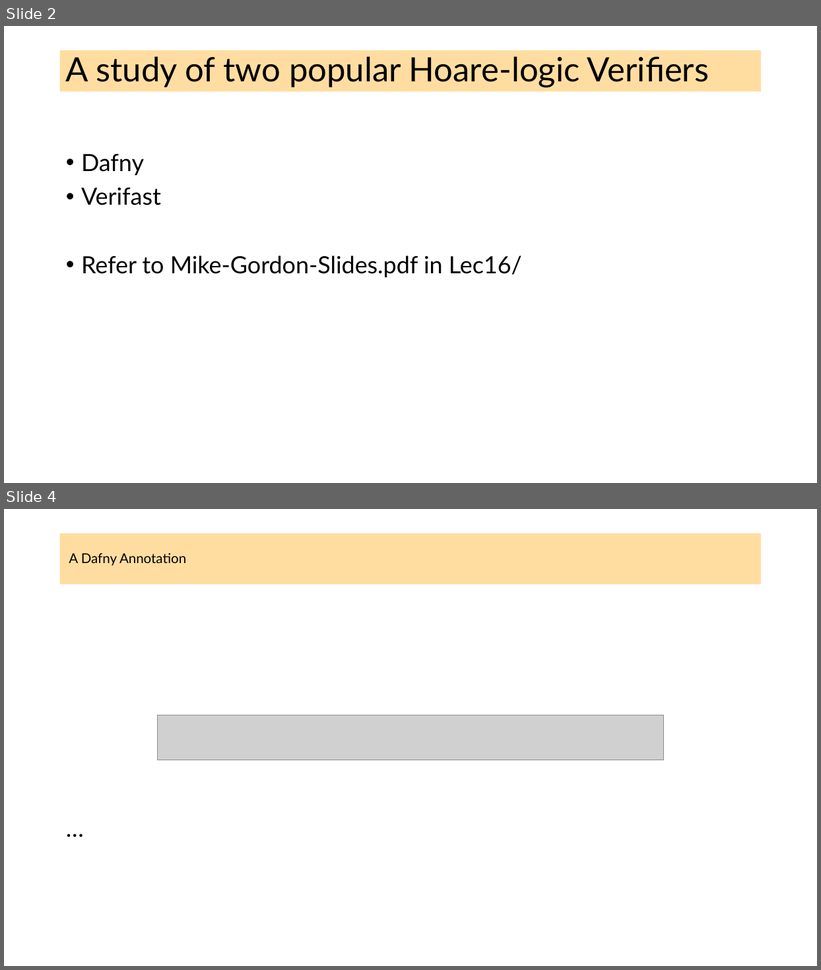
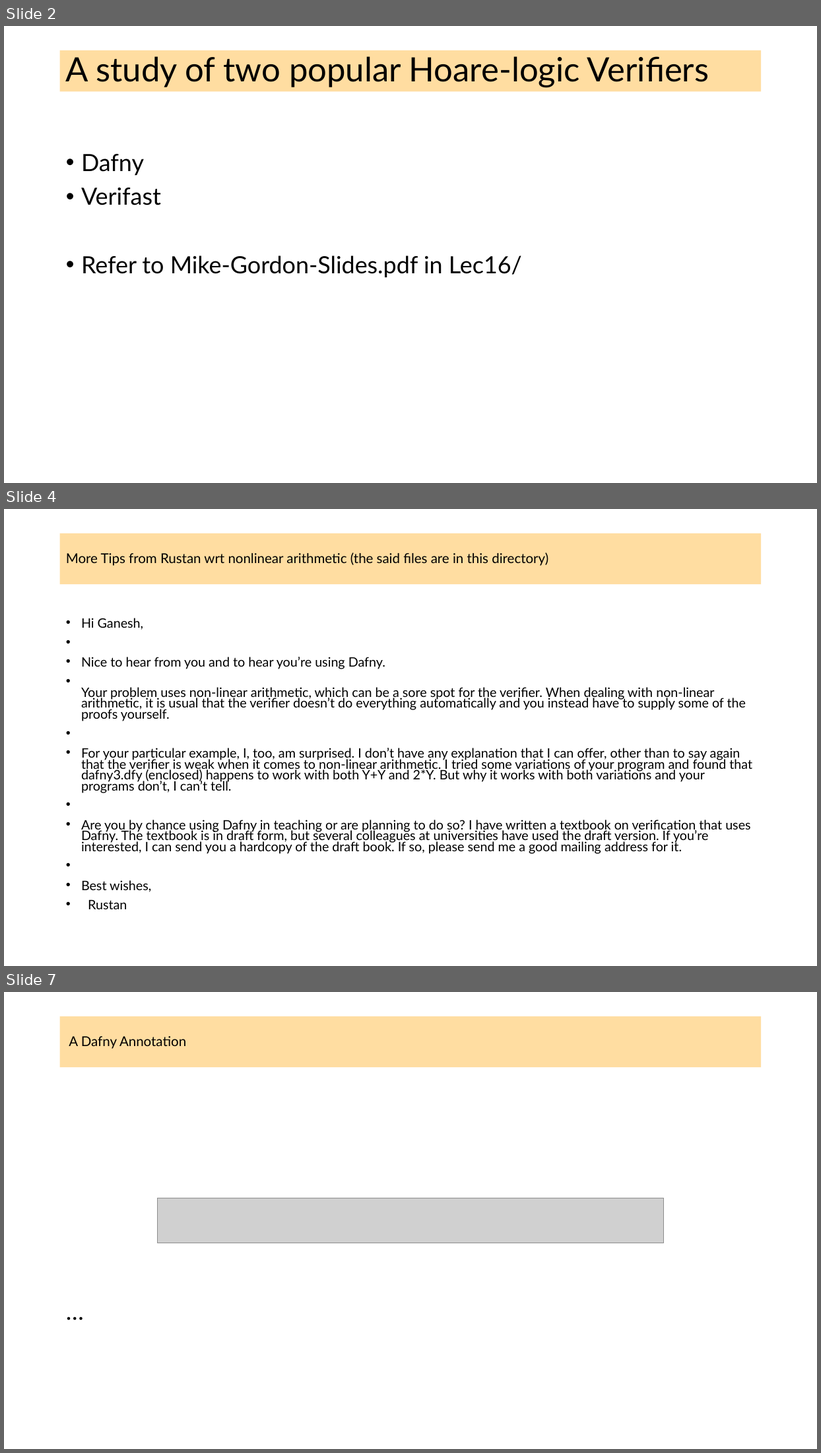
Before and after one commit to ganeshutah/cs6110s22, a slide deck: Lec17/Lec17.pptx. Shown one above the other, each under a label of ours: slides 2 and 4 before the commit, slides 2, 4 and 7 after it; the slides between them are not shown. The pictures are 821x970 and 821x1453 pixels, drawn with LibreOffice and Linux fonts; fonts in the diff are those of the drawing; grey boxes stand for pictures. Boxes give left, top, right and bottom in pixels: in the first picture for what was removed or moved away, otherwise in the second. Text is boxed around its words. In the diff, an @@ line names an element or a change of style, - is before the commit and + after.

```diff
--- a/Lec17/Lec17.pptx
+++ b/Lec17/Lec17.pptx
@@ slide 4 added at (x1=4, y1=509, x2=817, y2=966), background #FFFFFF @@
@@ title added at (x1=60, y1=533, x2=762, y2=585), fill #FFBD47 at 51% opacity, 16 pt, text #000000 @@
+More Tips from Rustan wrt nonlinear arithmetic (the said files are in this directory)
@@ text added at (x1=81, y1=618, x2=752, y2=910), 15.4 pt, text #000000 @@
+• Hi Ganesh,
+• Nice to hear from you and to hear you’re using Dafny.
+• Your problem uses non-linear arithmetic, which can be a sore spot for the verifier. When dealing with non-linear arithmetic, it is usual that the verifier doesn’t do everything automatically and you instead have to supply some of the proofs yourself.
+• For your particular example, I, too, am surprised. I don’t have any explanation that I can offer, other than to say again that the verifier is weak when it comes to non-linear arithmetic. I tried some variations of your program and found that dafny3.dfy (enclosed) happens to work with both Y+Y and 2*Y. But why it works with both variations and your programs don’t, I can’t tell.
+• Are you by chance using Dafny in teaching or are planning to do so? I have written a textbook on verification that uses Dafny. The textbook is in draft form, but several colleagues at universities have used the draft version. If you’re interested, I can send you a hardcopy of the draft book. If so, please send me a good mailing address for it.
+• Best wishes,
+• Rustan
@@ what was slide 4 is now slide 7 @@
```
Also in this commit, not shown: 2 slides changed, 3 other slides added, 29 slides removed, 21 other files.
